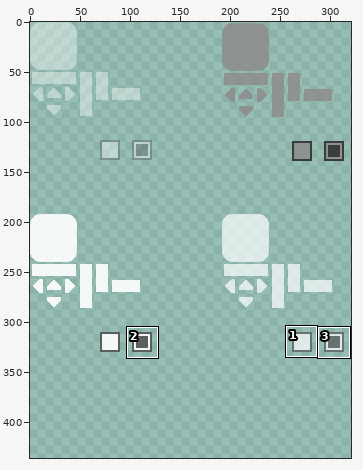
Edited in one commit: sprite sheet (data/gui/gui_widgets.png). The picture above shows the old version from afar; the outline marks the close-up.
Close-up. Earlier state:
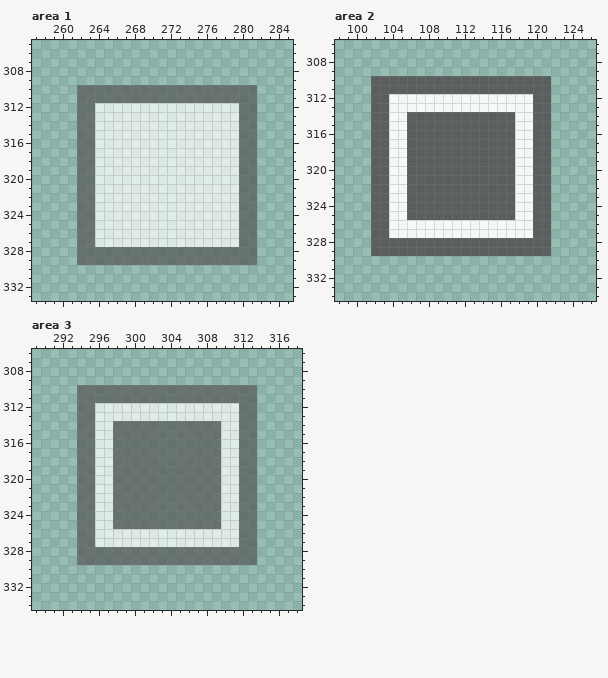
The file is 512x512 pixels. Pixels under 10% opacity are left out. Colours within 5 levels of each other are drawn and written as one. Shown: area 1: x 257..285, y 305..333; area 2: x 98..126, y 306..334; area 3: x 289..318, y 306..334. The wide view leaves out empty margins. The commit also changed other parts of the picture, which this record leaves out.
After the commit:
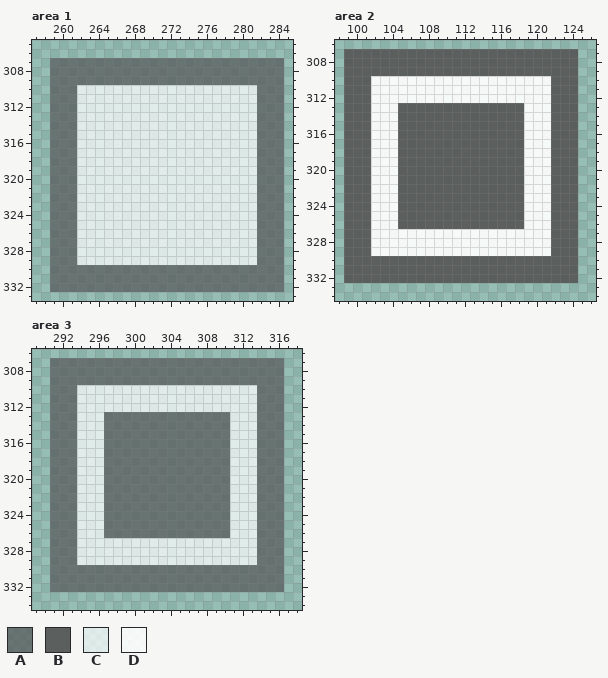
Palette (. is transparent): A #555555b3  B #555555e6  C #ffffffb3  D #ffffffe6
Change:
Area 1:
Colour A now appears in rows 307 to 309 at x 259 to 284; in rows 310 to 329 at x 259 to 261 and 282 to 284; in rows 330 to 332 at x 259 to 284.
The author changed colour A to colour C in rows 310 to 311 at x 262 to 281; in rows 312 to 327 at x 262 to 263 and 280 to 281; in rows 328 to 329 at x 262 to 281.
Area 2:
Colour B now appears in rows 307 to 309 at x 99 to 124; in rows 310 to 329 at x 99 to 101 and 122 to 124; in rows 330 to 332 at x 99 to 124.
The author changed colour D to colour B in row 313 at x 105 to 118; in rows 314 to 325 at x 105 and 118; in row 326 at x 105 to 118.
The author changed colour B to colour D in rows 310 to 311 at x 102 to 121; in rows 312 to 327 at x 102 to 103 and 120 to 121; in rows 328 to 329 at x 102 to 121.
Area 3:
Colour A now appears in rows 307 to 309 at x 291 to 316; in rows 310 to 329 at x 291 to 293 and 314 to 316; in rows 330 to 332 at x 291 to 316.
The author changed colour C to colour A in row 313 at x 297 to 310; in rows 314 to 325 at x 297 and 310; in row 326 at x 297 to 310.
The author changed colour A to colour C in rows 310 to 311 at x 294 to 313; in rows 312 to 327 at x 294 to 295 and 312 to 313; in rows 328 to 329 at x 294 to 313.
Where, in picture pixels (left, top, right, bottom), the same in both close-ups:
changed: (50, 58, 284, 292)
changed: (344, 49, 578, 283)
changed: (50, 358, 284, 592)
